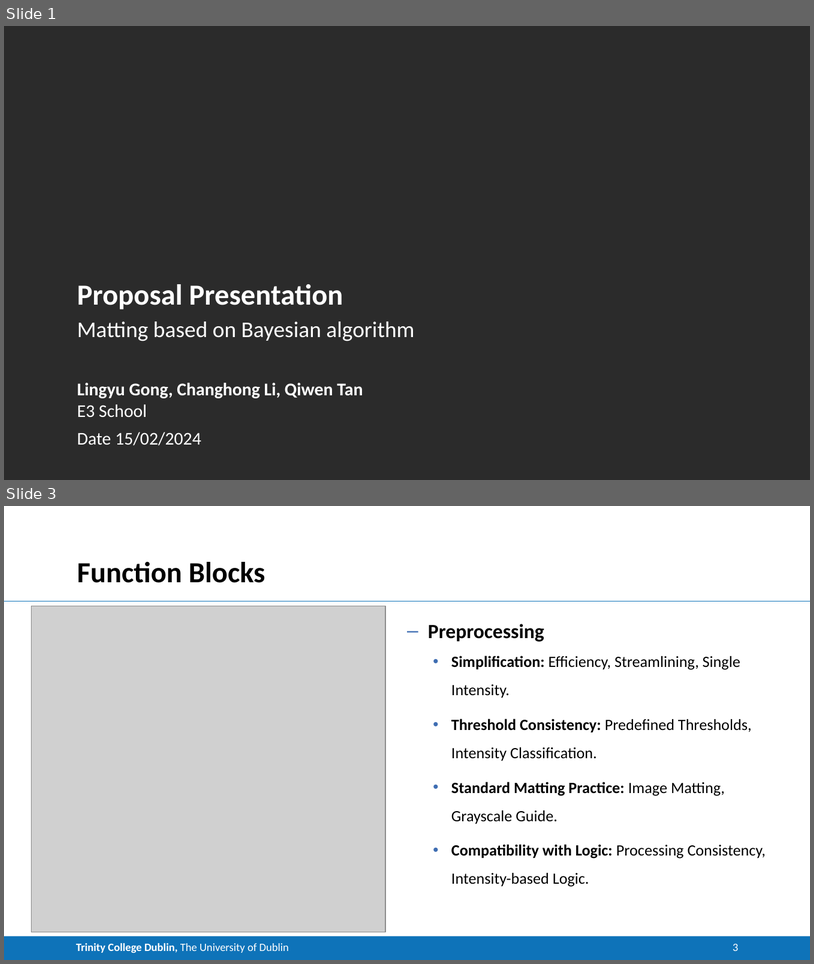
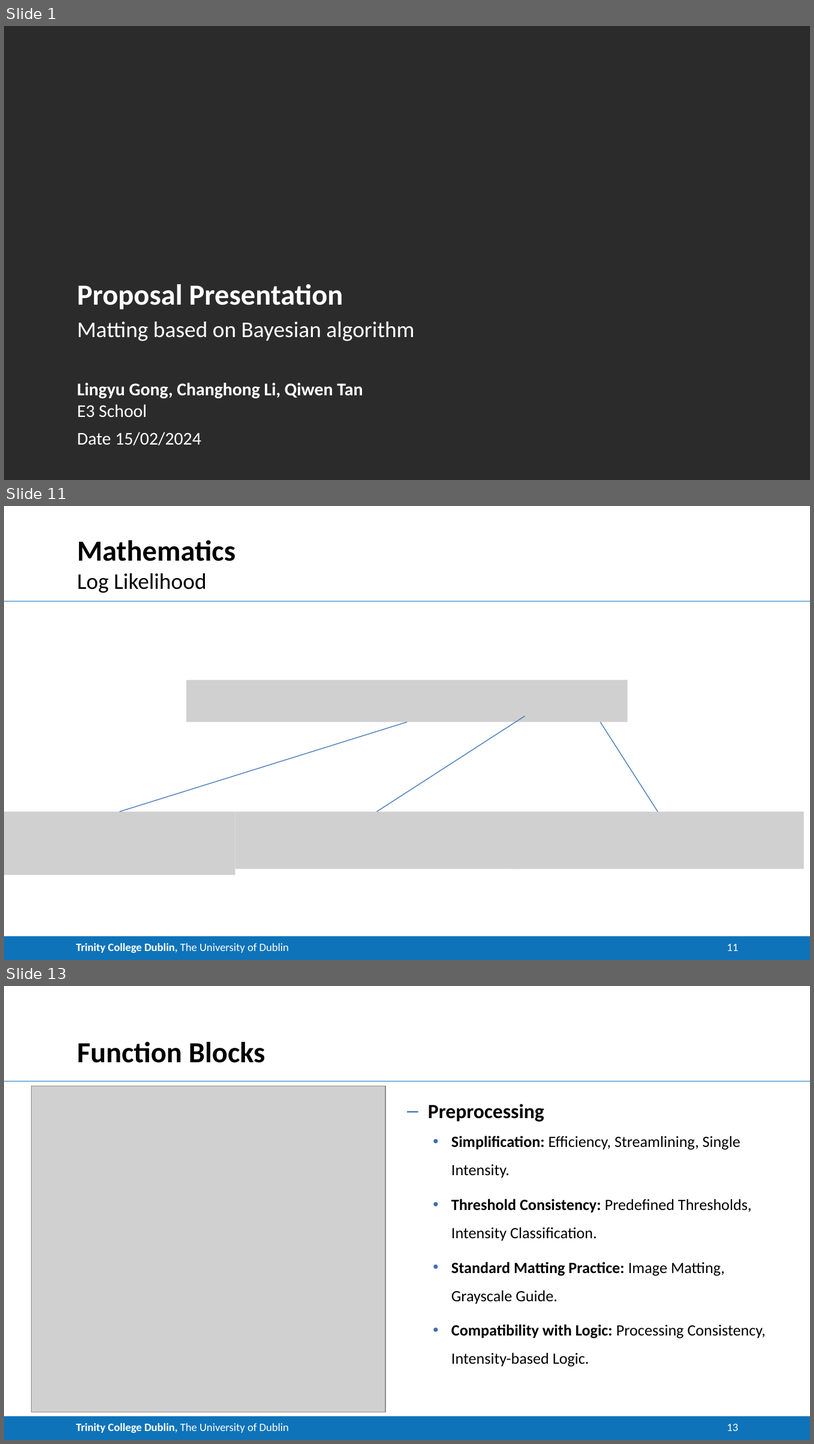
Before and after one commit to CNStanLee/CM_Matting, a slide deck: 002Matlab Project/Project.pptx. Shown one above the other, each under a label of ours: slides 1 and 3 before the commit, slides 1, 11 and 13 after it; the slides between them are not shown. The pictures are 814x964 and 814x1444 pixels, drawn with LibreOffice and Linux fonts; fonts in the diff are those of the drawing; grey boxes stand for pictures; background and template pictures are left out; a plain dark background stands for a picture behind light text. Boxes give left, top, right and bottom in pixels: in the first picture for what was removed or moved away, otherwise in the second. Text is boxed around its words. In the diff, an @@ line names an element or a change of style, - is before the commit and + after.

```diff
--- a/002Matlab Project/Project.pptx
+++ b/002Matlab Project/Project.pptx
@@ slide 11 added at <box>4,506,810,960</box>, background #FFFFFF; not listed: 2 template elements that a slide beside it also shows @@
@@ title added at <box>77,540,236,561</box>, 26 pt, text #000000, bold @@
+Mathematics
@@ text added at <box>77,573,206,593</box>, 20 pt, text #000000 @@
+Log Likelihood
@@ picture added at <box>186,680,627,722</box> @@
@@ line added from (377, 811) to (525, 715), #4B7EBC 0.75 pt @@
@@ line added from (407, 722) to (119, 811), #4B7EBC 0.75 pt @@
@@ line added from (658, 811) to (601, 722), #4B7EBC 0.75 pt @@
@@ picture added at <box>4,811,236,874</box> @@
@@ picture added at <box>236,811,518,869</box> @@
@@ picture added at <box>512,811,804,869</box> @@
@@ page number added at <box>727,943,738,951</box>, 10 pt, text #FFFFFF @@
+11
@@ what was slide 3 is now slide 13 @@
@@ page number at <box>727,1423,738,1431</box>: text changed @@
-3
+13
```
Also in this commit, not shown: 1 slide changed, 9 other slides added, 4 other files.
